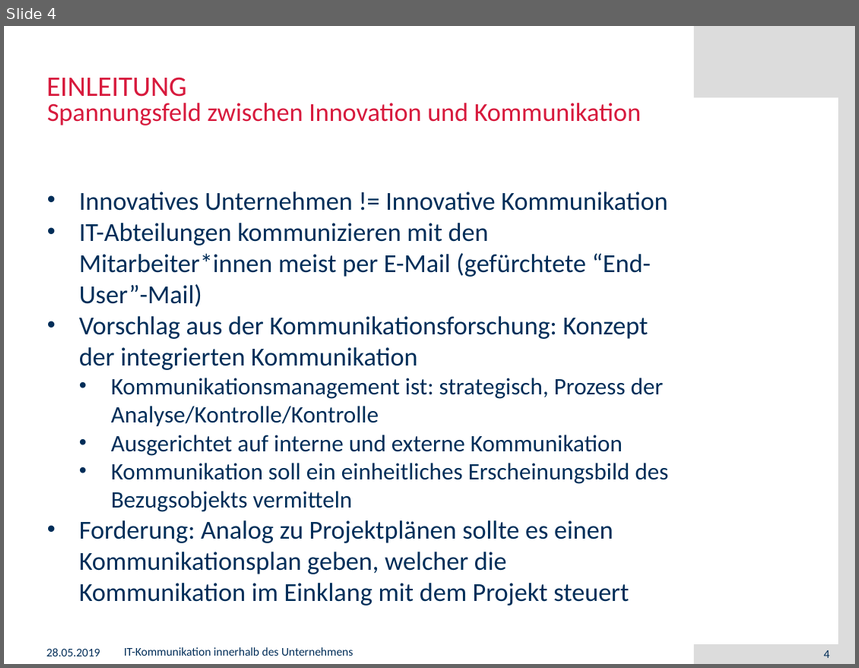
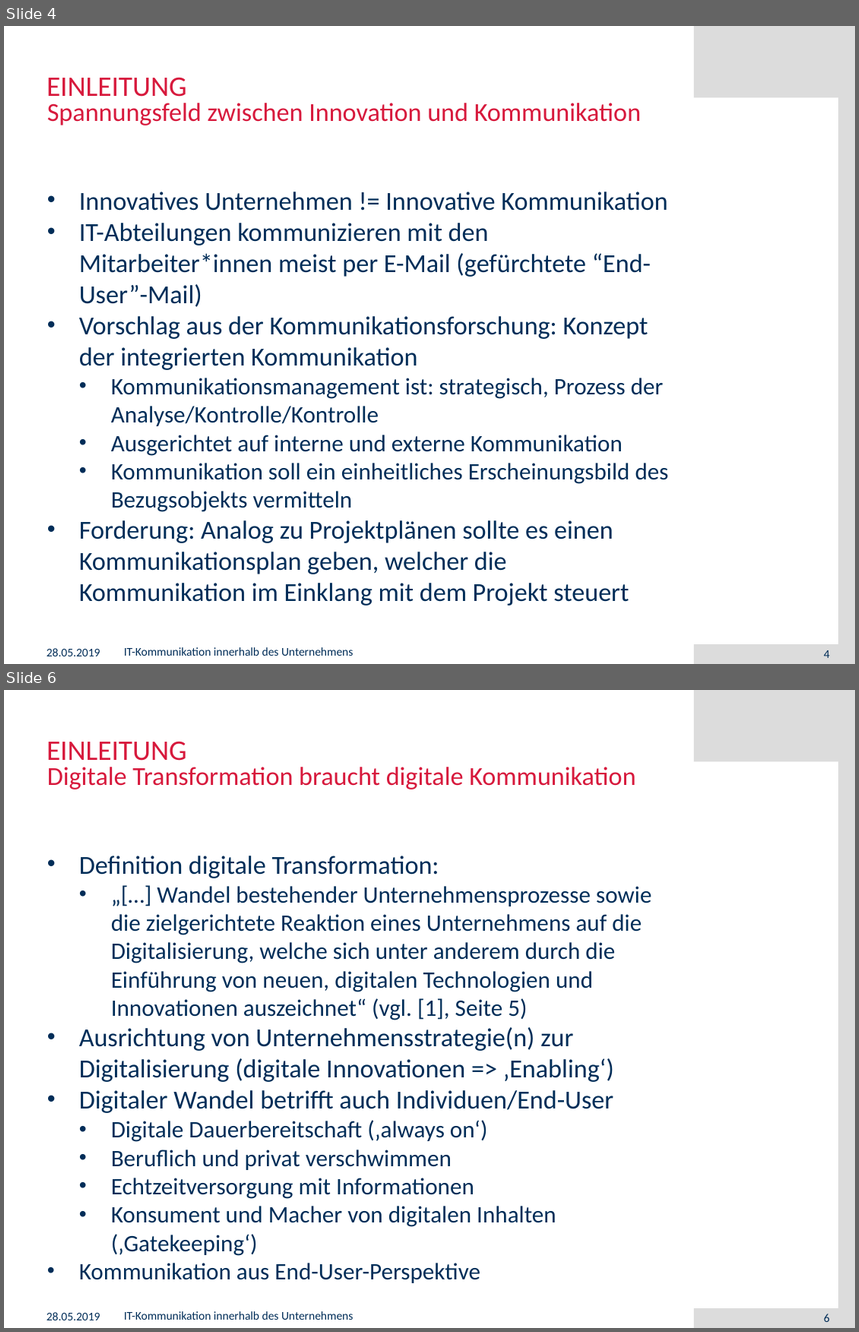
Before and after one commit to muensto/itm_vortrag_1233, a slide deck: 20190528.pptx. Shown one above the other, each under a label of ours: slide 4 before the commit, slides 4 and 6 after it; the slides between them are not shown. The pictures are 859x668 and 859x1332 pixels, drawn with LibreOffice and Linux fonts; fonts in the diff are those of the drawing; background and template pictures are left out. Boxes give left, top, right and bottom in pixels: in the first picture for what was removed or moved away, otherwise in the second. Text is boxed around its words. In the diff, an @@ line names an element or a change of style, - is before the commit and + after.

Commit message:
Einleitung

```diff
--- a/20190528.pptx
+++ b/20190528.pptx
@@ slide 6 added at (x1=4, y1=690, x2=855, y2=1328), background #FFFFFF; not listed: 3 template elements that a slide beside it also shows @@
@@ title added at (x1=47, y1=741, x2=187, y2=768), 24 pt, text #D7193C @@
+EINLEITUNG
@@ text added at (x1=47, y1=767, x2=636, y2=790), 22 pt, text #D7193C @@
+Digitale Transformation braucht digitale Kommunikation
@@ text added at (x1=79, y1=856, x2=652, y2=1284), 20 pt, text #002D58 @@
+• Definition digitale Transformation:
+  • „[…] Wandel bestehender Unternehmensprozesse sowie die zielgerichtete Reaktion eines Unternehmens auf die Digitalisierung, welche sich unter anderem durch die Einführung von neuen, digitalen Technologien und Innovationen auszeichnet“ (vgl. [1], Seite 5)
+• Ausrichtung von Unternehmensstrategie(n) zur Digitalisierung (digitale Innovationen => ‚Enabling‘)
+• Digitaler Wandel betrifft auch Individuen/End-User
+  • Digitale Dauerbereitschaft (‚always on‘)
+  • Beruflich und privat verschwimmen
+  • Echtzeitversorgung mit Informationen
+  • Konsument und Macher von digitalen Inhalten (‚Gatekeeping‘)
+• Kommunikation aus End-User-Perspektive
@@ text added at (x1=47, y1=1312, x2=101, y2=1321), 10 pt, text #002D58 @@
+28.05.2019
@@ text added at (x1=124, y1=1312, x2=353, y2=1320), 10 pt, text #002D58 @@
+IT-Kommunikation innerhalb des Unternehmens
@@ page number added at (x1=824, y1=1314, x2=830, y2=1322), 10 pt, text #002D58 @@
+6
```
Also in this commit, not shown: 3 slides changed, 7 other slides added.
